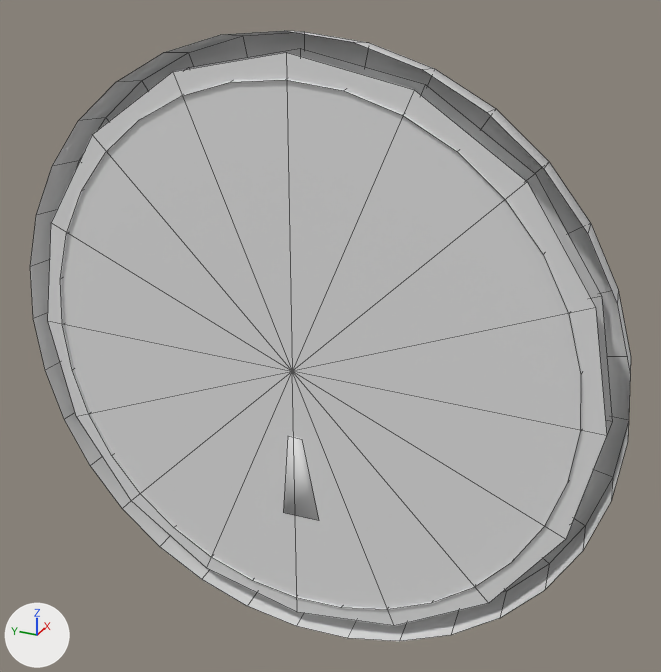
A saved change to the Blender file Panels/Instruments-3d/kus730-1100/kus730-1100.blend.
Camera for both pictures: a 50 mm lens placed at (-0.1, -0.0508, 0.0565), pointed at (0.0058, -0.0032, 0.0036). Lighting does not change. The marker at lower left points along +X, +Y and +Z. Mesh edges are drawn as thin lines. The same objects are shown in both versions, whatever each file hides. Materials are left out; every surface is plain grey.
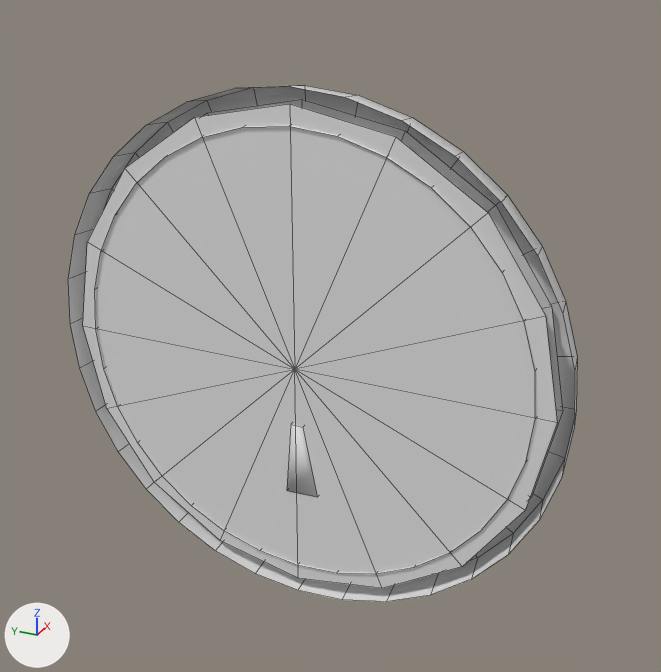
Where the change shows, as pixel boxes (x1, y1, x2, y2) in the pictures (661 x 672 px):
'Circle', moved, rescaled (15% narrower, 16% shorter)
    before: (48, 52, 607, 626)
    after: (83, 104, 557, 588)
'Circle.001', rescaled (15% narrower, 15% shorter)
    before: (30, 31, 631, 641)
    after: (68, 85, 577, 602)
'Circle.004', moved, rescaled
    before: (187, 48, 612, 434)
    after: (203, 99, 563, 499)
'Plane', reshaped, moved, rescaled (16% narrower, 14% shorter)
    before: (283, 436, 319, 521)
    after: (287, 424, 317, 497)
part 1 of me_plane, cut back
    before: (290, 436, 319, 518)
    after: (291, 424, 317, 493)

Diff of the bpy script that builds the scene:
```diff
--- a/Panels/Instruments-3d/kus730-1100/kus730-1100.blend.py
+++ b/Panels/Instruments-3d/kus730-1100/kus730-1100.blend.py
@@ me_plane @@
 # used by ob_plane; location = (0.0021, 0.0, 0.0); rotation_euler = (0.0, 1.571, 0.0), in degrees (0, 90, 0); scale = (0.0197, 0.0197, 0.0197)
-me_plane.from_pydata(...)  # 16 vertices, 14 faces; spans x 0.529..1.211, y -0.199..0.097, z -0.097..0.0
+me_plane.from_pydata(...)  # 8 vertices, 6 faces; spans x 0.529..1.211, y -0.199..0.097, z -0.097..-0.058
+# me_plane part 1
+# 12 vertices are removed from x 0.529..1.211, y -0.199..0.097, z 0.0
+# 13 faces are deleted
+# 4 vertices are added at (1.211, 0.097, -0.058), (1.197, -0.199, -0.058), (0.529, -0.068, -0.058), (0.529, 0.044, -0.058)
+# 5 new faces join them
@@ ob_plane @@
 ob_plane = bpy.data.objects.new('Plane', me_plane)
-ob_plane.location = (0.0021, 0.0, 0.0)
+ob_plane.location = (0.0025, 0.0, 0.0)
 ob_plane.rotation_euler = (0.0, 1.571, 0.0)  # degrees (0, 90, 0)
-ob_plane.scale = (0.0197, 0.0197, 0.0197)
+ob_plane.scale = (0.0168, 0.0168, 0.0168)
@@ ob_circle @@
 ob_circle = bpy.data.objects.new('Circle', me_circle_002)
-ob_circle.location = (0.0002, 0.0, 0.0)
+ob_circle.location = (0.001, 0.0, 0.0)
 ob_circle.rotation_euler = (0.0, -1.571, 0.0)  # degrees (0, -90, 0)
-ob_circle.scale = (0.042, 0.042, 0.042)
+ob_circle.scale = (0.0359, 0.0359, 0.0359)
@@ ob_circle_001 @@
 ob_circle_001.rotation_euler = (-3.142, 1.571, 0.0)  # degrees (-180, 90, 0)
-ob_circle_001.scale = (0.0438, 0.0438, 0.0438)
+ob_circle_001.scale = (0.0375, 0.0375, 0.0375)
@@ ob_circle_004 @@
 ob_circle_004 = bpy.data.objects.new('Circle.004', me_circle_005)
-ob_circle_004.location = (0.004, 0.0, 0.0)
+ob_circle_004.location = (0.0042, 0.0, 0.0)
 ob_circle_004.rotation_euler = (0.0, -1.571, 0.0)  # degrees (0, -90, 0)
-ob_circle_004.scale = (0.0421, 0.0421, 0.0421)
+ob_circle_004.scale = (0.036, 0.036, 0.036)
```
